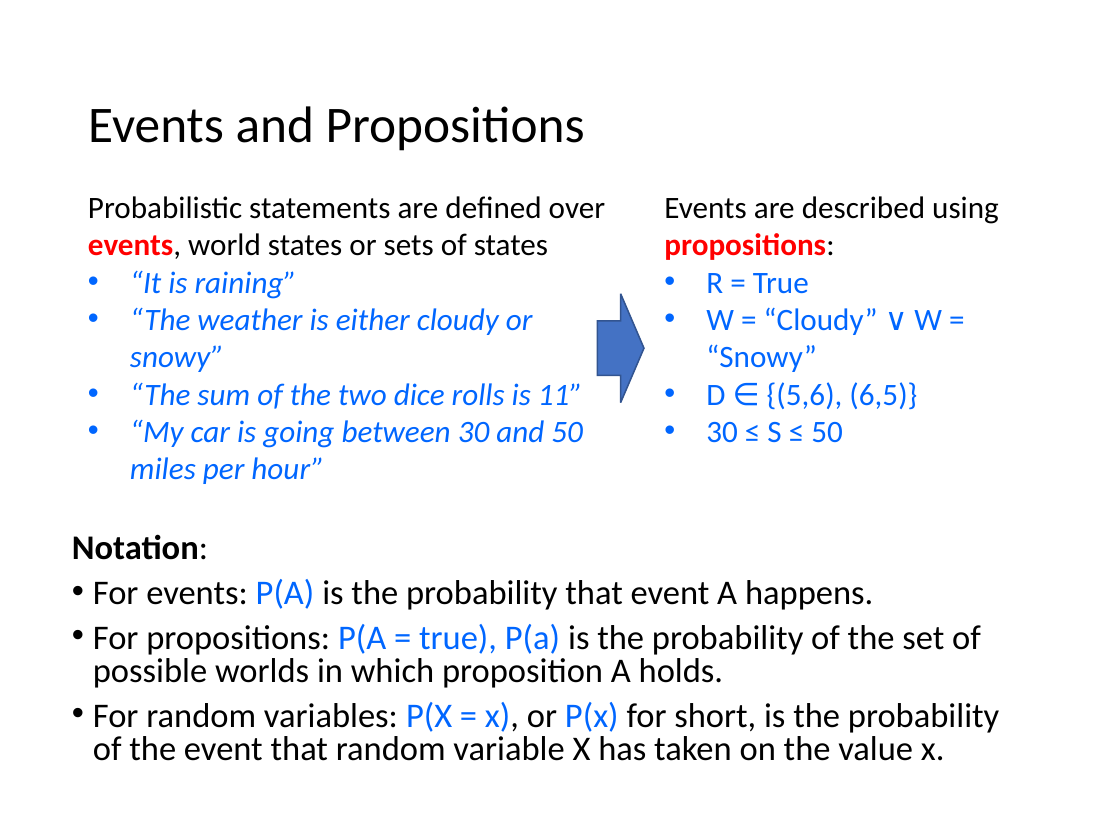
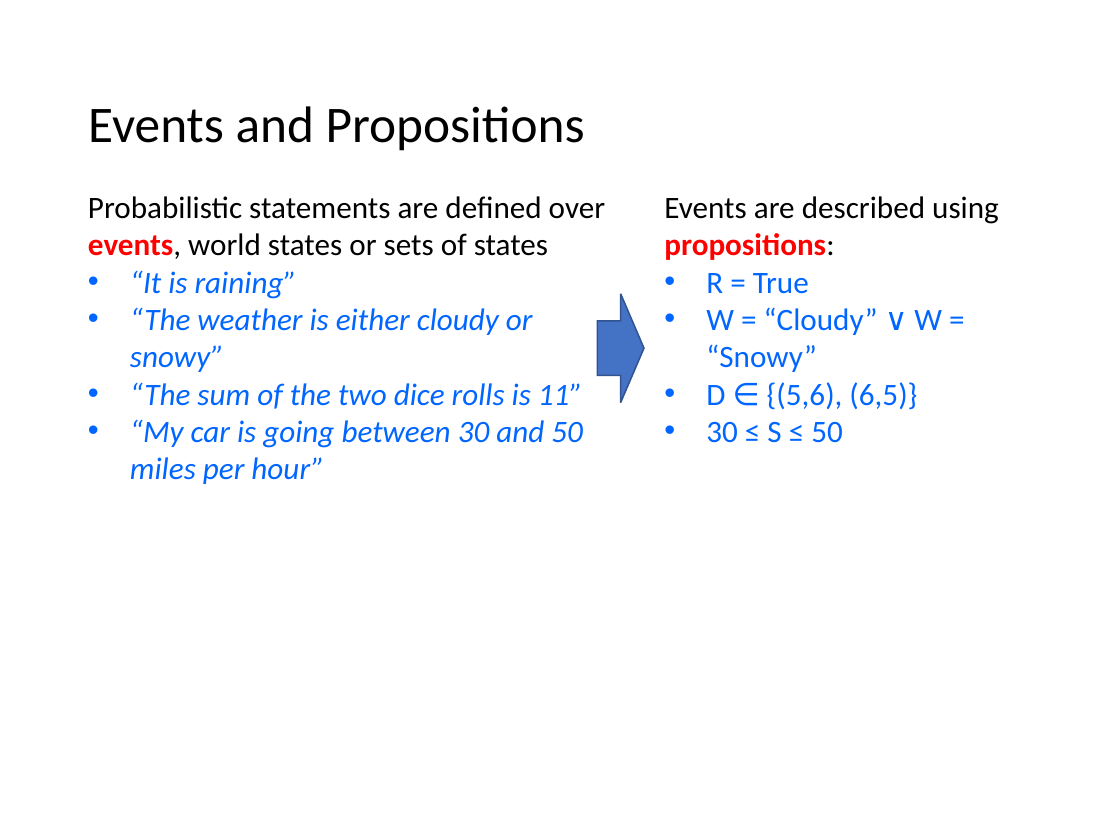
Before and after one commit to mhahsler/CS7320-AI, a slide deck: slide 8 of slides/12_uncertainty.pptx. Drawn at 1120x840 pixels with LibreOffice and Linux fonts; fonts in the diff are those of the drawing; grey boxes stand for pictures. Boxes give left, top, right and bottom in pixels: in the first picture for what was removed or moved away, otherwise in the second. Text is boxed around its words. In the diff, an @@ line names an element or a change of style, - is before the commit and + after.

```diff
--- a/slides/12_uncertainty.pptx
+++ b/slides/12_uncertainty.pptx
@@ text removed at (72, 534, 999, 761) @@
-Notation:
-• For events: P(A) is the probability that event A happens.
-• For propositions: P(A = true), P(a) is the probability of the set of possible worlds in which proposition A holds.
-• For random variables: P(X = x), or P(x) for short, is the probability of the event that random variable X has taken on the value x.
```
Also in this commit, not shown: 18 other slides changed, 1 other file.
